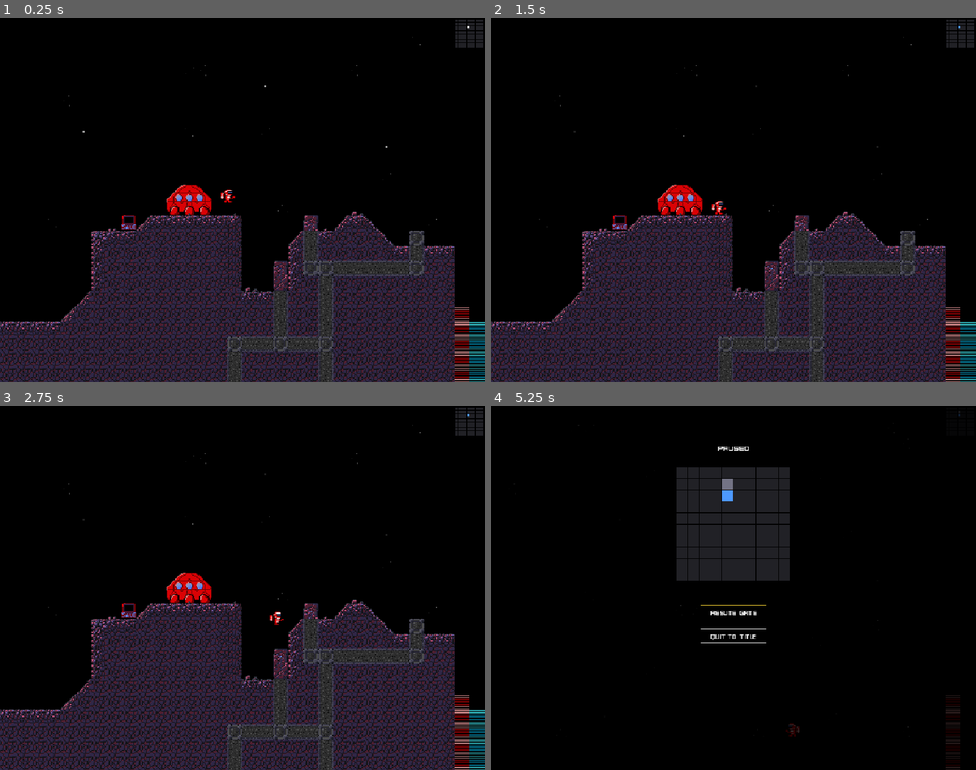
Above: before the commit, frames 1-4 (two rows, left to right).
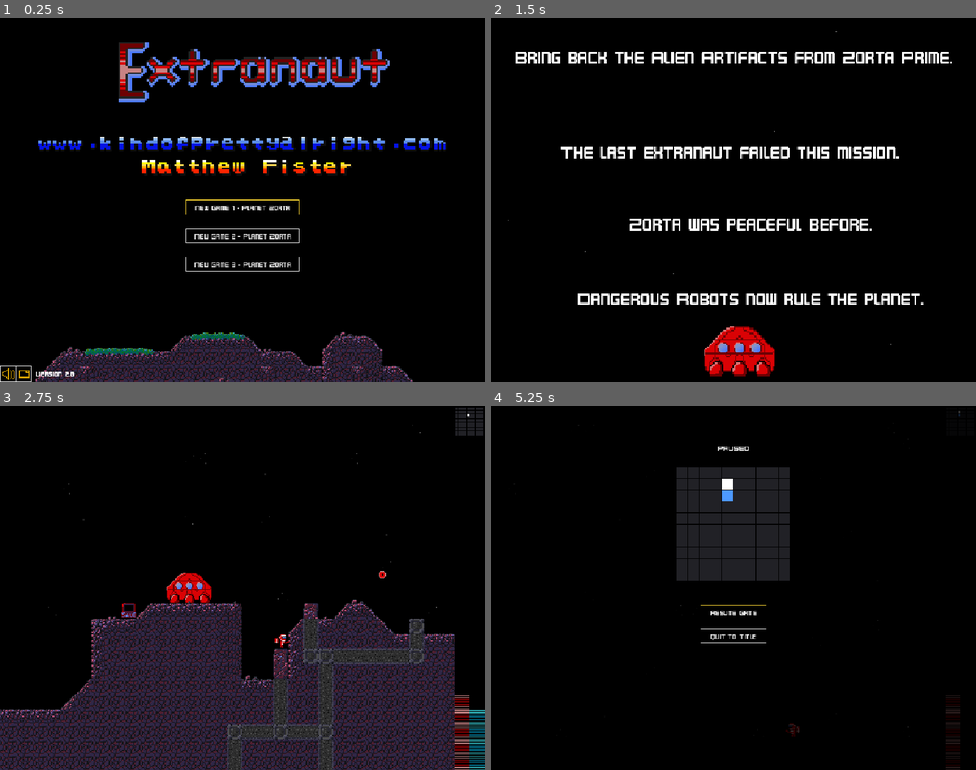
Above: after the commit, the same moments.

Repository: mattfister/extranaut
Game: Godot game, scene res://scenes/main.tscn
Two runs of this game, one before a commit and one after it. Both use one fixed random seed, a clock stepped at 60 frames per second and the inputs below. Before the commit the project starts from res://scenes/campaign.tscn.
Inputs (mouse positions are in pixels of both pictures, inside the frame that each line leads up to):
- Up to frame 1 (0.25 s): no input
- Up to frame 2 (1.5 s): click (500, 374) at 0.52 s; click (733, 207) at 1.25 s, where only the run after the commit has a clickable "New Game 1 - Planet Zorta"
- Up to frame 3 (2.75 s): tap Enter at 2 s; move the mouse to (349, 569) at 2.02 s; hold Right (move_right) from 2.03 s (still down); tap Space at 2.1, 2.27, 2.57 s; click (349, 569) at 2.17 s
- Up to frame 4 (5.25 s): move the mouse to (636, 606) at 2.77 s; release Right (move_right) at 2.78 s; hold Left (move_left) 2.78-3.53 s; tap Z (fire) at 2.85 s; click (636, 606) at 2.92 s; tap Space at 3.02, 3.05, 3.32, 3.5, 3.8, 4.52, 4.55, 4.82 s; move the mouse to (782, 507) at 3.52 s; hold Right (move_right) 3.53-4.28 s; hold Up (jetpack) 3.53-4.28 s; click (782, 507) at 3.67 s; move the mouse to (709, 660) at 4.27 s; hold W 4.28-5.03 s; tap X at 4.35 s; click (709, 660) at 4.42 s; move the mouse to (879, 642) at 5.02 s; hold Left (move_left) from 5.03 s (still down); tap Enter at 5.1 s; click (879, 642) at 5.17 s

The runs differ from the first frame. In frame 1, 32% of the frame differs, in the area x 0-100%, y 0-100%; in frame 2, 30%; in frame 3, 0.1%; in frame 4, less than 0.1%.

Commit message:
Add the title, intro, ending and main screen flow
Co-Authored-By: Claude Opus 5.5 <noreply@anthropic.com>
Claude-Session: https://claude.ai/code/session_01RqRofdSNdbmPguPkHygMRV

Diff:
--- a/project.godot
+++ b/project.godot
@@ -11,7 +11,7 @@
 [application]
 
 config/name="Extranaut"
-run/main_scene="res://scenes/campaign.tscn"
+run/main_scene="res://scenes/main.tscn"
 config/features=PackedStringArray("4.7", "GL Compatibility")
 config/icon="res://icon.svg"
 
--- /dev/null
+++ b/scenes/image_screen.gd
@@ -0,0 +1,25 @@
+extends Control
+## A full-screen image, dismissed by any key, click or gamepad button.
+## Set texture before adding it to the tree.
+
+signal dismissed
+
+var texture: Texture2D
+
+var _done := false
+
+
+func _ready() -> void:
+	var image := TextureRect.new()
+	image.texture = texture
+	image.scale = Vector2(2, 2)
+	image.mouse_filter = Control.MOUSE_FILTER_IGNORE
+	add_child(image)
+
+
+func _unhandled_input(event: InputEvent) -> void:
+	if _done or event.is_echo() or not event.is_pressed():
+		return
+	if event is InputEventKey or event is InputEventMouseButton or event is InputEventJoypadButton:
+		_done = true
+		dismissed.emit()
--- /dev/null
+++ b/scenes/main.gd
@@ -0,0 +1,79 @@
+extends Node
+## The screen flow. Shows one screen at a time: the title, an image screen
+## (intro or ending) or the campaign.
+## Development options after "--" on the command line:
+##   --room=X,Y   skip the title and start an unsaved campaign in that room
+##   --shot=PATH  save a screenshot after one second and quit
+
+const Controls := preload("res://input/controls.gd")
+const Progress := preload("res://save/progress.gd")
+const SaveGame := preload("res://save/save_game.gd")
+const TitleScript := preload("res://scenes/title.gd")
+const ImageScreenScript := preload("res://scenes/image_screen.gd")
+const CampaignScene := preload("res://scenes/campaign.tscn")
+const IntroImage := preload("res://assets/sprites/intro.png")
+const EndingImage := preload("res://assets/sprites/ending.png")
+
+## The screen currently shown.
+var screen: Node
+
+
+func _ready() -> void:
+	Controls.setup()
+	var shot_path := ""
+	var skip_title := false
+	for arg in OS.get_cmdline_user_args():
+		if arg.begins_with("--room="):
+			skip_title = true
+		elif arg.begins_with("--shot="):
+			shot_path = arg.trim_prefix("--shot=")
+	if skip_title:
+		_start_campaign(0)
+	else:
+		show_title()
+	if shot_path != "":
+		await get_tree().create_timer(1.0).timeout
+		await RenderingServer.frame_post_draw
+		get_viewport().get_texture().get_image().save_png(shot_path)
+		get_tree().quit()
+
+
+func show_title() -> void:
+	var title := Control.new()
+	title.set_script(TitleScript)
+	title.new_game.connect(_on_new_game, CONNECT_DEFERRED)
+	title.continue_game.connect(_start_campaign, CONNECT_DEFERRED)
+	_show(title)
+
+
+func _on_new_game(slot: int) -> void:
+	SaveGame.write(slot, Progress.new())
+	_show_image(IntroImage, _start_campaign.bind(slot))
+
+
+## slot 0 plays without saving.
+func _start_campaign(slot: int) -> void:
+	var campaign := CampaignScene.instantiate()
+	campaign.slot = slot
+	if slot > 0:
+		campaign.progress = SaveGame.read(slot)
+	campaign.won.connect(_show_image.bind(EndingImage, show_title), CONNECT_DEFERRED)
+	campaign.quit_to_title.connect(show_title, CONNECT_DEFERRED)
+	_show(campaign)
+
+
+func _show_image(image: Texture2D, then: Callable) -> void:
+	var image_screen := Control.new()
+	image_screen.set_script(ImageScreenScript)
+	image_screen.texture = image
+	image_screen.dismissed.connect(then, CONNECT_DEFERRED)
+	_show(image_screen)
+
+
+func _show(next: Node) -> void:
+	if screen != null:
+		remove_child(screen)
+		screen.queue_free()
+	get_tree().paused = false
+	screen = next
+	add_child(screen)
--- /dev/null
+++ b/scenes/main.tscn
@@ -0,0 +1,7 @@
+[gd_scene load_steps=2 format=3]
+
+[ext_resource type="Script" path="res://scenes/main.gd" id="1"]
+
+[node name="Main" type="Node"]
+process_mode = 3
+script = ExtResource("1")
--- /dev/null
+++ b/scenes/title.gd
@@ -0,0 +1,136 @@
+extends Control
+## The title screen: a New Game button for each empty save slot, Continue and
+## Delete for each used one, and sound and fullscreen toggles.
+
+signal new_game(slot: int)
+signal continue_game(slot: int)
+
+const UiKit := preload("res://ui/ui_kit.gd")
+const SaveGame := preload("res://save/save_game.gd")
+const Background := preload("res://assets/sprites/titleTerrainSmall.png")
+const TitleSheet := preload("res://assets/sprites/extranautTitleAnimated.png")
+const KopaStrip := preload("res://assets/sprites/kopa.png")
+const MattStrip := preload("res://assets/sprites/matt.png")
+const OptionsSheet := preload("res://assets/sprites/options.png")
+
+const CENTER_X := 512.0
+const SLOTS_TOP := 384.0
+const SLOT_SPACING := 60.0
+const SMALL_BUTTON := Vector2(140, 20)
+const WIDE_BUTTON := Vector2(240, 20)
+const TITLE_FRAME_TIME := 0.06
+const TOGGLE_SIZE := Vector2(34, 34)
+const ICON_SOUND_OFF := Rect2(0, 0, 16, 16)
+const ICON_SOUND_ON := Rect2(16, 0, 16, 16)
+const ICON_WINDOWED := Rect2(0, 16, 16, 16)
+const ICON_FULLSCREEN := Rect2(16, 16, 16, 16)
+
+var _slots: Control
+var _title: Sprite2D
+var _title_elapsed := 0.0
+var _sound_button: Button
+var _fullscreen_button: Button
+
+
+func _ready() -> void:
+	_add_image(Background, Vector2.ZERO, 2.0)
+	_title = Sprite2D.new()
+	_title.texture = TitleSheet
+	_title.hframes = 4
+	_title.centered = false
+	_title.scale = Vector2(4, 4)
+	_title.position = Vector2(250, 50)
+	add_child(_title)
+	_add_image(KopaStrip, Vector2(80, 250), 2.0)
+	_add_image(MattStrip, Vector2(300, 300), 2.0)
+
+	_slots = Control.new()
+	add_child(_slots)
+	_build_slots()
+
+	_sound_button = _add_toggle(Vector2(0, 734), _toggle_sound)
+	_fullscreen_button = _add_toggle(Vector2(33, 734), _toggle_fullscreen)
+	_refresh_toggles()
+	var version := UiKit.make_label("Version 2.0")
+	version.position = Vector2(76, 742)
+	add_child(version)
+
+
+func _process(delta: float) -> void:
+	_title_elapsed += delta
+	if _title_elapsed >= TITLE_FRAME_TIME:
+		_title_elapsed -= TITLE_FRAME_TIME
+		_title.frame = (_title.frame + 1) % _title.hframes
+
+
+func _build_slots() -> void:
+	for child in _slots.get_children():
+		_slots.remove_child(child)
+		child.free()
+	for slot: int in SaveGame.SLOTS:
+		var y: float = SLOTS_TOP + SLOT_SPACING * (slot - 1)
+		if SaveGame.read(slot) != null:
+			var resume := _add_slot_button("Slot%dContinue" % slot, "Continue Game %d" % slot, Vector2(CENTER_X - SMALL_BUTTON.x - 25.0, y), SMALL_BUTTON)
+			resume.pressed.connect(func() -> void: continue_game.emit(slot))
+			var delete := _add_slot_button("Slot%dDelete" % slot, "Delete Game %d" % slot, Vector2(CENTER_X + 25.0, y), SMALL_BUTTON)
+			delete.pressed.connect(_delete_slot.bind(slot))
+		else:
+			var fresh := _add_slot_button("Slot%dNew" % slot, "New Game %d - Planet Zorta" % slot, Vector2(CENTER_X - WIDE_BUTTON.x / 2.0, y), WIDE_BUTTON)
+			fresh.pressed.connect(func() -> void: new_game.emit(slot))
+	(_slots.get_child(0) as Button).grab_focus.call_deferred()
+
+
+func _delete_slot(slot: int) -> void:
+	SaveGame.delete(slot)
+	# Deferred: rebuilding frees the button whose signal is being handled.
+	_build_slots.call_deferred()
+
+
+func _add_slot_button(node_name: String, text: String, at: Vector2, button_size: Vector2) -> Button:
+	var button := UiKit.make_button(text, button_size)
+	button.name = node_name
+	button.position = at
+	_slots.add_child(button)
+	return button
+
+
+func _add_image(image: Texture2D, at: Vector2, image_scale: float) -> void:
+	var rect := TextureRect.new()
+	rect.texture = image
+	rect.position = at
+	rect.scale = Vector2(image_scale, image_scale)
+	rect.mouse_filter = Control.MOUSE_FILTER_IGNORE
+	add_child(rect)
+
+
+func _add_toggle(at: Vector2, on_pressed: Callable) -> Button:
+	var button := UiKit.make_button("", TOGGLE_SIZE)
+	button.position = at
+	button.expand_icon = true
+	button.pressed.connect(on_pressed)
+	add_child(button)
+	return button
+
+
+func _toggle_sound() -> void:
+	AudioServer.set_bus_mute(0, not AudioServer.is_bus_mute(0))
+	_refresh_toggles()
+
+
+func _toggle_fullscreen() -> void:
+	var fullscreen := DisplayServer.window_get_mode() == DisplayServer.WINDOW_MODE_FULLSCREEN
+	DisplayServer.window_set_mode(DisplayServer.WINDOW_MODE_WINDOWED if fullscreen else DisplayServer.WINDOW_MODE_FULLSCREEN)
+	_refresh_toggles()
+
+
+func _refresh_toggles() -> void:
+	_sound_button.icon = _icon(ICON_SOUND_OFF if AudioServer.is_bus_mute(0) else ICON_SOUND_ON)
+	var fullscreen := DisplayServer.window_get_mode() == DisplayServer.WINDOW_MODE_FULLSCREEN
+	_fullscreen_button.icon = _icon(ICON_FULLSCREEN if fullscreen else ICON_WINDOWED)
+
+
+func _icon(region: Rect2) -> AtlasTexture:
+	var icon := AtlasTexture.new()
+	icon.atlas = OptionsSheet
+	icon.region = region
+	return icon
--- /dev/null
+++ b/tools/test_main.gd
@@ -0,0 +1,116 @@
+extends SceneTree
+## Walks the screen flow: title, new game, intro, campaign, quit, continue,
+## delete, ending.
+## Run: godot --headless --path . --script res://tools/test_main.gd
+
+const Progress := preload("res://save/progress.gd")
+const SaveGame := preload("res://save/save_game.gd")
+const TitleScript := preload("res://scenes/title.gd")
+const ImageScreenScript := preload("res://scenes/image_screen.gd")
+const CampaignScript := preload("res://scenes/campaign.gd")
+
+var _failures := 0
+var _main: Node
+
+
+func _initialize() -> void:
+	_run()
+
+
+func _run() -> void:
+	SaveGame.directory = "user://test_saves/"
+	DirAccess.make_dir_recursive_absolute(SaveGame.directory)
+	for slot in SaveGame.SLOTS:
+		SaveGame.delete(slot)
+	await process_frame
+	_main = load("res://scenes/main.tscn").instantiate()
+	root.add_child(_main)
+	await _settle()
+
+	_expect(_is(TitleScript), "the game opens on the title")
+	_expect(_button("Slot1New") != null, "an empty slot offers New Game")
+	_expect(_button("Slot1Continue") == null, "an empty slot does not offer Continue")
+
+	# New game: writes the slot, shows the intro, then the campaign.
+	_button("Slot1New").pressed.emit()
+	await _settle()
+	_expect(_is(ImageScreenScript), "New Game shows the intro")
+	_expect(SaveGame.exists(1), "New Game writes the slot at once")
+	_press_key(KEY_SPACE)
+	await _settle()
+	_expect(_is(CampaignScript), "dismissing the intro starts the campaign")
+	if _is(CampaignScript):
+		_expect(_main.screen.slot == 1, "the campaign uses the chosen slot")
+		_expect(_main.screen.grid == Vector2i(4, 2), "a new game starts in room 4,2")
+		_main.screen.quit_to_title.emit()
+	await _settle()
+
+	# Back on the title the slot is in use.
+	_expect(_is(TitleScript), "quitting returns to the title")
+	_expect(_button("Slot1Continue") != null and _button("Slot1Delete") != null, "a used slot offers Continue and Delete")
+	_expect(_button("Slot1New") == null, "a used slot does not offer New Game")
+
+	# Delete.
+	_button("Slot1Delete").pressed.emit()
+	await _settle()
+	_expect(not SaveGame.exists(1), "Delete removes the slot file")
+	_expect(_button("Slot1New") != null and _button("Slot1Delete") == null, "a deleted slot offers New Game again")
+
+	# Continue goes straight to the campaign at the saved checkpoint.
+	var progress := Progress.new()
+	progress.checkpoint = Vector2i(5, 2)
+	progress.max_hp = 7
+	SaveGame.write(2, progress)
+	_main.show_title()
+	await _settle()
+	_button("Slot2Continue").pressed.emit()
+	await _settle()
+	_expect(_is(CampaignScript), "Continue starts the campaign without the intro")
+	if _is(CampaignScript):
+		_expect(_main.screen.grid == Vector2i(5, 2), "Continue starts at the checkpoint")
+		_expect(_main.screen.get_node("Player").max_hp == 7, "Continue restores stats")
+		# Winning shows the ending, then the title.
+		_main.screen.won.emit()
+	await _settle()
+	_expect(_is(ImageScreenScript), "winning shows the ending")
+	_press_key(KEY_SPACE)
+	await _settle()
+	_expect(_is(TitleScript), "dismissing the ending returns to the title")
+	_expect(not paused, "the tree is not left paused")
+
+	for slot in SaveGame.SLOTS:
+		SaveGame.delete(slot)
+	print("main test passed" if _failures == 0 else "main test FAILED: %d failures" % _failures)
+	quit(1 if _failures > 0 else 0)
+
+
+func _is(script: Script) -> bool:
+	return _main.screen != null and _main.screen.get_script() == script
+
+
+func _button(node_name: String) -> Button:
+	return _main.screen.find_child(node_name, true, false) as Button
+
+
+func _press_key(keycode: Key) -> void:
+	var event := InputEventKey.new()
+	event.keycode = keycode
+	event.physical_keycode = keycode
+	event.pressed = true
+	Input.parse_input_event(event)
+
+
+## Waits for input to be delivered and acted on, ending between frames, where
+## real button presses arrive. Input is flushed once per rendered frame, so
+## counting physics frames alone is not enough.
+func _settle() -> void:
+	await process_frame
+	await process_frame
+	await physics_frame
+	await process_frame
+
+
+func _expect(condition: bool, message: String) -> void:
+	if not condition:
+		_failures += 1
+		printerr("FAIL: " + message)
Not shown, added: save/progress.gd.uid
Not shown, added: save/save_game.gd.uid
Not shown, added: scenes/image_screen.gd.uid
Not shown, added: scenes/main.gd.uid
Not shown, added: scenes/title.gd.uid
Not shown, added: tools/test_main.gd.uid
Not shown, added: tools/test_save.gd.uid
Not shown, changed: docs/superpowers/plans/2026-10-07-plan-4-saves-hud-menus.md
Not shown, changed: docs/superpowers/specs/2026-10-07-extranaut-godot-port-design.md
